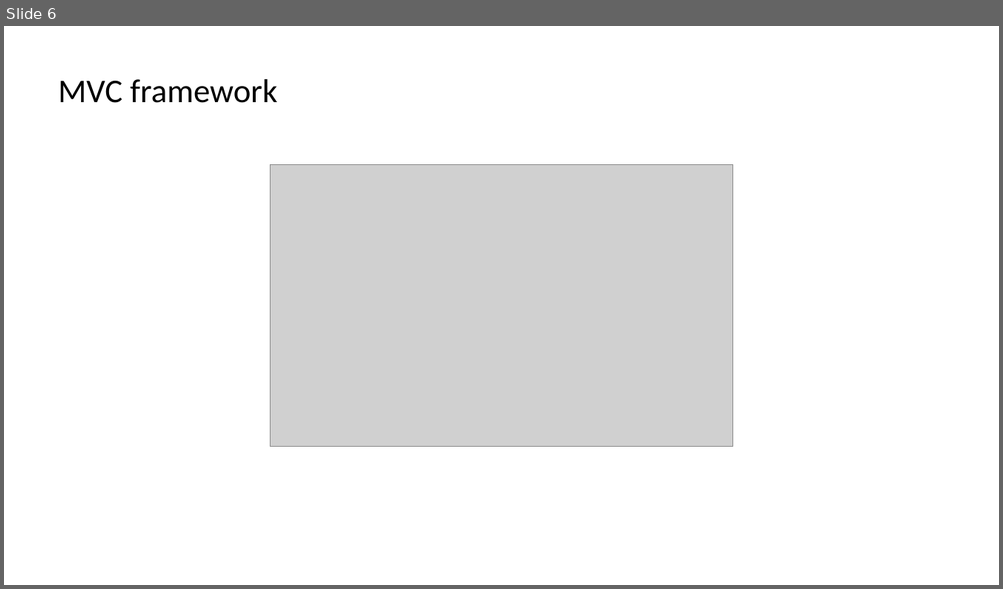
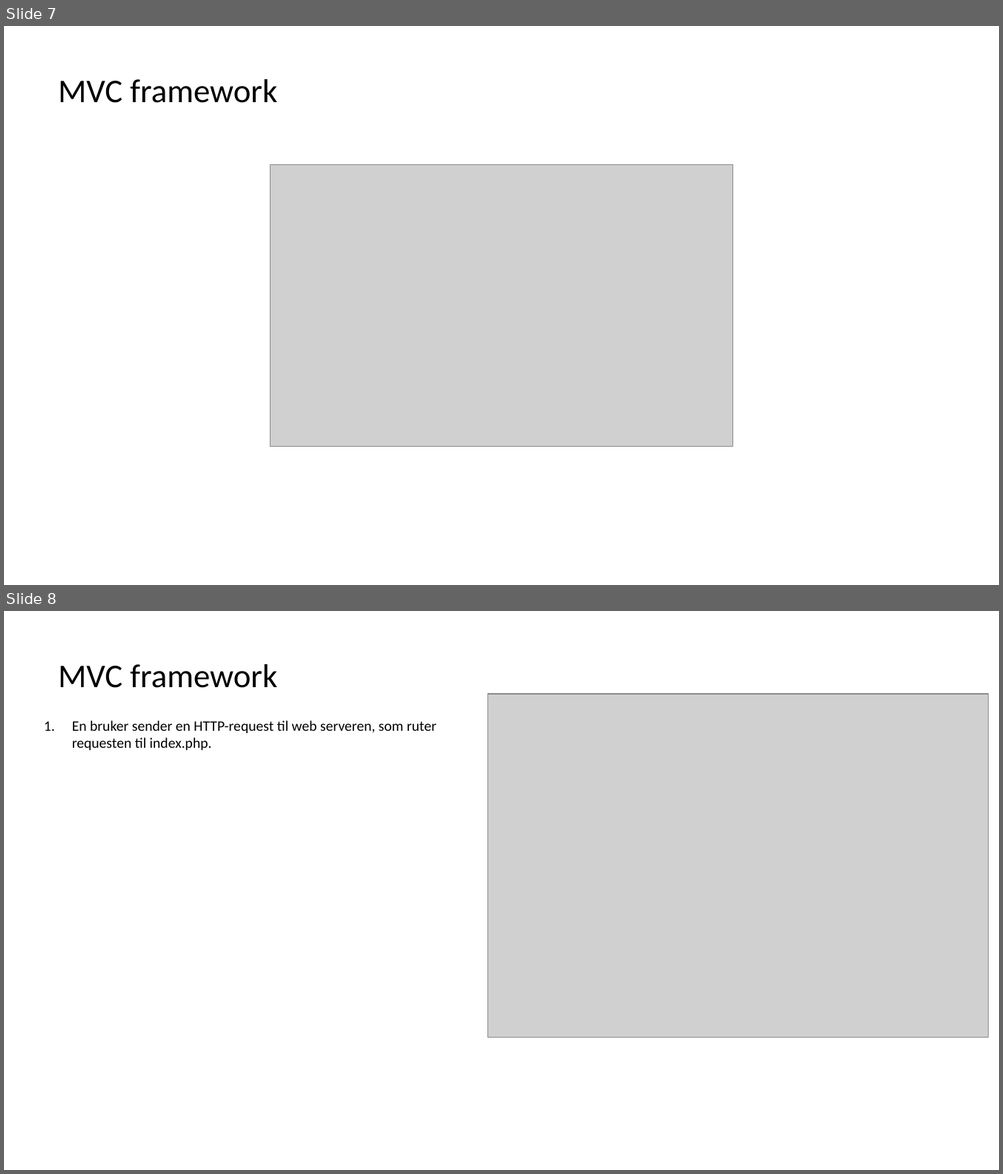
Before and after one commit to himoldeonline/mvc, a slide deck: docs/concepts.pptx. Shown one above the other, each under a label of ours: slide 6 before the commit, slides 7 and 8 after it. The pictures are 1003x589 and 1003x1174 pixels, drawn with LibreOffice and Linux fonts; fonts in the diff are those of the drawing; grey boxes stand for pictures. Boxes give left, top, right and bottom in pixels: in the first picture for what was removed or moved away, otherwise in the second. Text is boxed around its words. In the diff, an @@ line names an element or a change of style, - is before the commit and + after.

```diff
--- a/docs/concepts.pptx
+++ b/docs/concepts.pptx
@@ slide 8 added at bbox=[4, 611, 999, 1170], background #FFFFFF @@
@@ text added at bbox=[58, 664, 277, 688], 32 pt, text #000000 @@
+MVC framework
@@ picture added at bbox=[488, 694, 989, 1038] @@
@@ text added at bbox=[72, 721, 436, 750], 14 pt, text #000000 @@
+1. En bruker sender en HTTP-request til web serveren, som ruter requesten til index.php.
@@ what was slide 6 is now slide 7 @@
```
Also in this commit, not shown: 1 other slide added, 2 slides removed, 3 other files.
